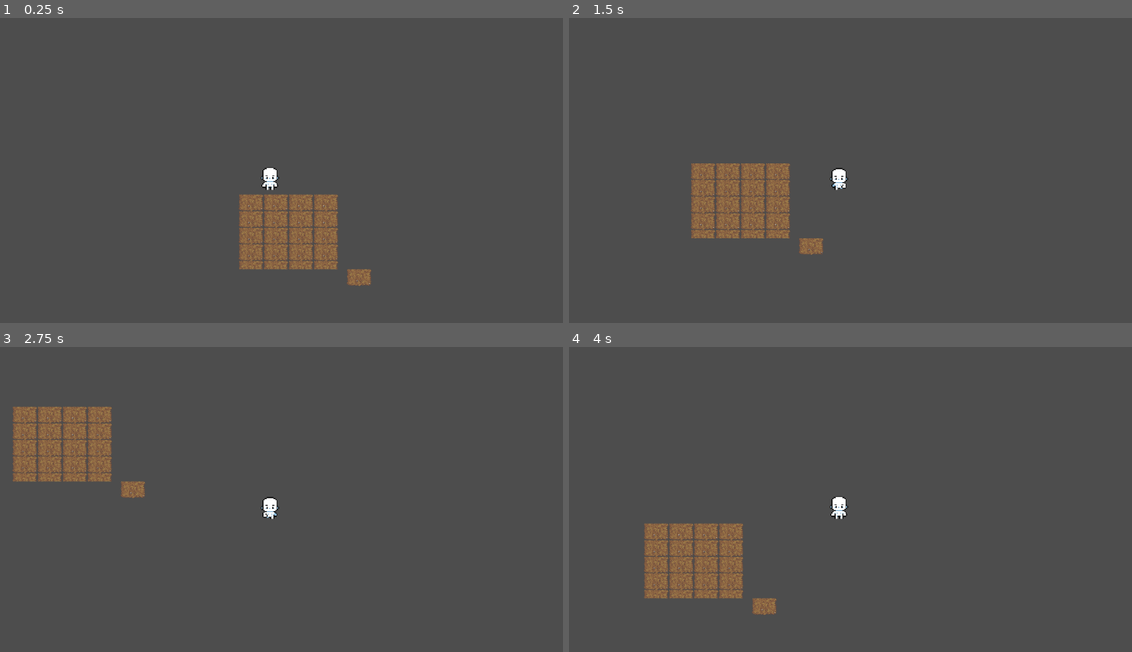
Above: before the commit, frames 1-4 (two rows, left to right).
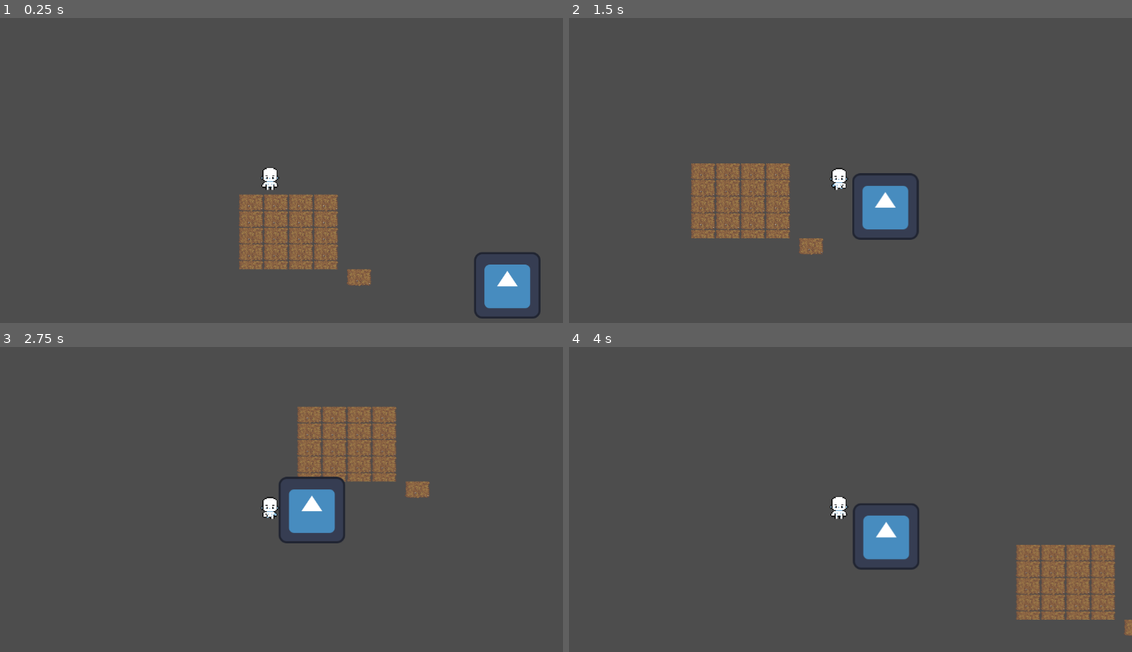
Above: after the commit, the same moments.

Repository: AlexGarciaPrada/Zelda-like-Game
Game: Godot game, scene res://PruebasAlex.tscn
Two runs of this game, one before a commit and one after it. Both use one fixed random seed, a clock stepped at 60 frames per second and the inputs below. The engine's default icon, where the game draws it, is replaced by a stand-in: a white triangle on a blue panel in a dark square.
Inputs:
- Up to frame 1 (0.25 s): no input
- Up to frame 2 (1.5 s): tap Enter at 0.5 s; hold Right (ui_right) 0.53-1.28 s; hold Ctrl 0.53-1.28 s; hold Down (ui_down) from 1.28 s (still down); tap Ctrl at 1.35 s
- Up to frame 3 (2.75 s): release Down (ui_down) at 2.03 s; hold Right (ui_right) from 2.03 s (still down); hold Ctrl from 2.03 s (still down)
- Up to frame 4 (4 s): release Right (ui_right) at 2.78 s; release Ctrl at 2.78 s; hold Up (ui_up) 2.78-3.53 s; tap Ctrl at 2.85 s; hold Left (ui_left) from 3.53 s (still down); hold Ctrl from 3.53 s (still down)

The runs differ from the first frame. In frame 1, 1.5% of the frame differs, in the area x 84-97%, y 76-99%; in frame 2, 1.5%; in frame 3, 9.6%, in the area x 2-77%, y 19-65%; in frame 4, 9.6%.

Commit message:
EnemyPrototype

Diff:
--- a/Enemies/enemy_proof.gd
+++ b/Enemies/enemy_proof.gd
@@ -2,9 +2,11 @@
 
 @onready var player = %Wizard
 var speed = 300
+var range = 400
 
 
 
 func _physics_process(delta):
-	velocity = position.direction_to(player.position) * speed
-	move_and_slide()
+	if sqrt((position.x-player.position.x)*(position.x-player.position.x)+(position.y-player.position.y)*(position.y-player.position.y)) <= range:
+		velocity = position.direction_to(player.position) * speed
+		move_and_slide()
--- a/PruebasAlex.tscn
+++ b/PruebasAlex.tscn
@@ -1,7 +1,8 @@
-[gd_scene load_steps=5 format=3 uid="uid://r6vw3644gtuu"]
+[gd_scene load_steps=6 format=3 uid="uid://r6vw3644gtuu"]
 
 [ext_resource type="PackedScene" uid="uid://2ub8tjjgslhi" path="res://Wizard.tscn" id="1_nmuww"]
 [ext_resource type="Texture2D" uid="uid://coavi77xas1e7" path="res://tileset_16x16_final_1.png" id="2_t44qf"]
+[ext_resource type="PackedScene" uid="uid://ugytydn6gcks" path="res://Enemies/enemy_proof.tscn" id="3_ves6u"]
 
 [sub_resource type="TileSetAtlasSource" id="TileSetAtlasSource_cn0rq"]
 texture = ExtResource("2_t44qf")
@@ -184,6 +185,7 @@
 [node name="PruebasAlex" type="Node2D"]
 
 [node name="Wizard" parent="." instance=ExtResource("1_nmuww")]
+unique_name_in_owner = true
 top_level = true
 
 [node name="TileMap" type="TileMap" parent="."]
@@ -191,3 +193,6 @@
 rendering_quadrant_size = 128
 format = 2
 layer_0/tile_data = PackedInt32Array(131069, 1, 10, 196605, 1, 11, 131070, 65537, 10, 196606, 65537, 11, 131071, 131073 …(1960 unchanged characters)…
+
+[node name="EnemyProof" parent="." instance=ExtResource("3_ves6u")]
+position = Vector2(469, 191)
--- a/Wizard.gd
+++ b/Wizard.gd
@@ -5,7 +5,6 @@
 @onready var animation = $AnimatedSprite2D
 func _physics_process(delta):
 	_movement()
-
 
 func _movement():
 	var directionx = Input.get_axis("ui_left", "ui_right")
Not shown: 1 places in Enemies/enemy_proof.tscn that only renumber resources
